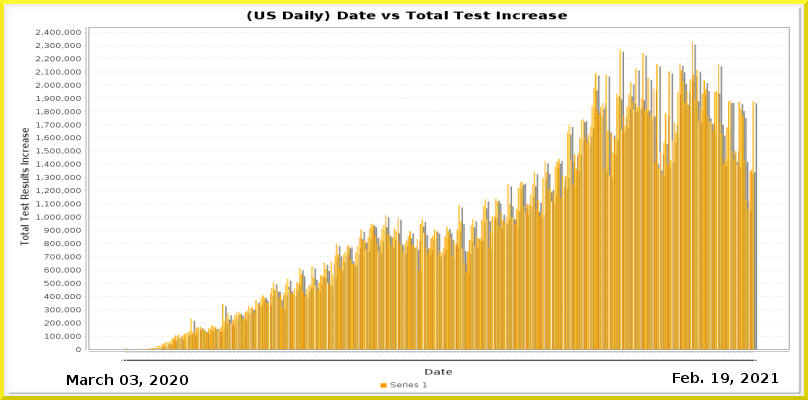
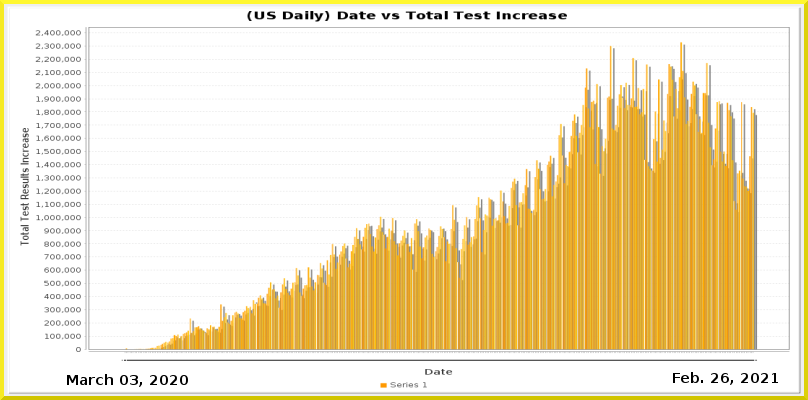
Before/after of a 808 x 400 layered artwork. What changed in the layer stack:
painted on "Current Date" over box(711, 373, 729, 383)
painted on "Date_vs_TestIncrease.png" over box(35, 29, 789, 354)
